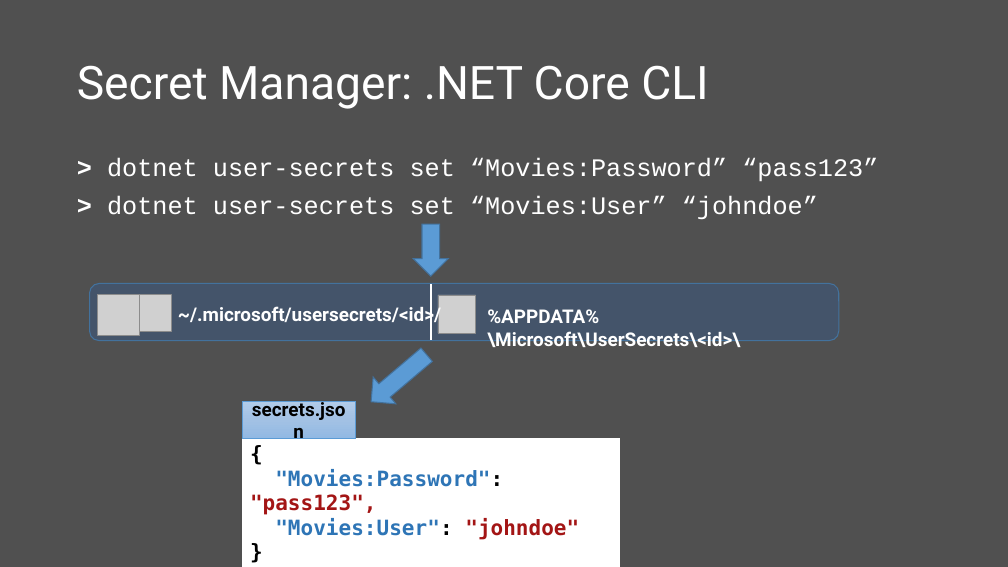
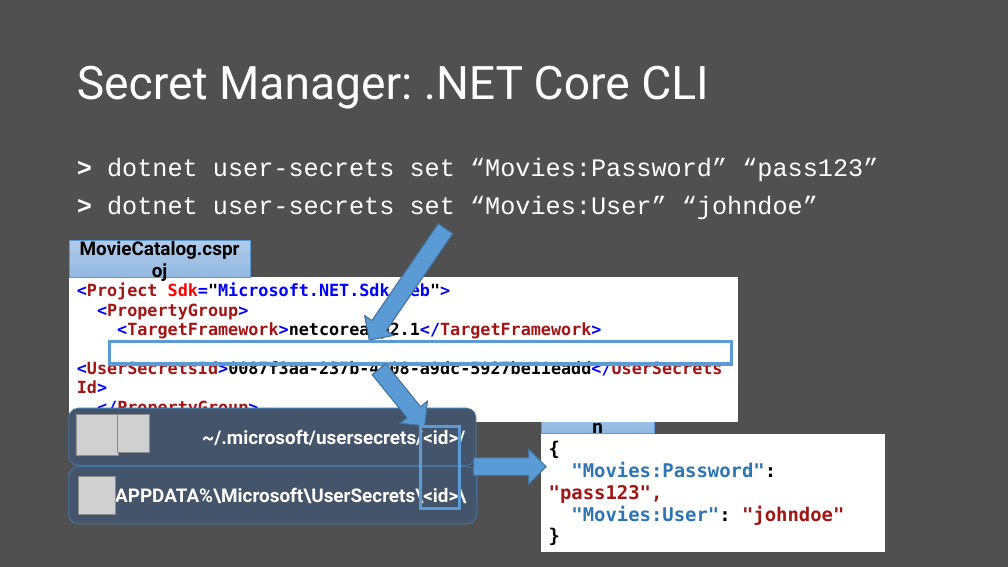
Before and after one commit to scottaddie/slide-decks, a slide deck: slide 8 of Protecting App Secrets.pptx. Drawn at 1008x567 pixels with LibreOffice and Linux fonts; fonts in the diff are those of the drawing; grey boxes stand for pictures. Boxes give left, top, right and bottom in pixels: in the first picture for what was removed or moved away, otherwise in the second. Text is boxed around its words. In the diff, an @@ line names an element or a change of style, - is before the commit and + after.

Commit message:
Edit Secret Manager flow diagram

```diff
--- a/Protecting App Secrets.pptx
+++ b/Protecting App Secrets.pptx
@@ down arrow at <box>355,219,460,350</box>: rotation 0 to 34 degrees @@
@@ rectangle added at <box>69,240,250,278</box>, fill gradient #B1CBE9 to #A3C1E5 to #93B9E4, outline #5B9BD5 0.5 pt, 18 pt, text #000000, bold @@
+MovieCatalog.csproj
@@ table added at <box>70,278,738,422</box>, 1 rows, 1 columns @@
+<Project Sdk="Microsoft.NET.Sdk.Web"> / <PropertyGroup> / <TargetFramework>netcoreapp2.1</TargetFramework> / <UserSecretsId>0087f3aa-237b-4c08-a9dc-5927be11eadd</UserSecretsId> / </PropertyGroup>
@@ rounded rectangle removed at <box>89,284,839,341</box> @@
@@ line removed from (431, 284) to (431, 340) @@
@@ rectangle added at <box>110,341,732,364</box>, outline #5B9BD5 3 pt @@
@@ down arrow at <box>365,359,438,437</box>: rotation 49 to 321 degrees @@
@@ rounded rectangle "~/.microsoft/usersecrets/<id>/": place and size @@
-rounded rectangle "~/.microsoft/usersecrets/<id>/" at <box>178,303,441,326</box>
+rounded rectangle "~/.microsoft/usersecrets/<id>/" at <box>69,408,476,466</box>
@@ rounded rectangle "~/.microsoft/usersecrets/<id>/" at <box>69,408,476,466</box>: alignment left to right; vertical alignment top to middle; fill none to #44546A; outline none to #43739E 1 pt @@
@@ picture: place and size @@
-picture at <box>98,294,140,336</box>
+picture at <box>76,414,119,456</box>
@@ picture: place and size @@
-picture at <box>139,294,171,332</box>
+picture at <box>117,414,149,452</box>
@@ rectangle "secrets.json": place and size @@
-rectangle "secrets.json" at <box>242,402,355,439</box>
+rectangle "secrets.json" at <box>541,397,654,434</box>
@@ rectangle added at <box>421,426,460,509</box>, outline #5B9BD5 3 pt @@
@@ down arrow added at <box>473,449,546,484</box>, fill #5B9BD5, outline #43739E 1 pt @@
@@ table at <box>541,434,885,532</box> @@
@@ size 20 to 18 pt @@
@@ table: place and size @@
-table at <box>243,439,619,547</box>
+table at <box>541,434,885,532</box>
@@ rounded rectangle "%APPDATA%\Microsoft\UserSecrets\<id>\" at <box>69,467,477,524</box>: alignment left to right; vertical alignment top to middle; fill none to #44546A; outline none to #43739E 1 pt @@
@@ rounded rectangle "%APPDATA%\Microsoft\UserSecrets\<id>\": place and size @@
-rounded rectangle "%APPDATA%\Microsoft\UserSecrets\<id>\" at <box>487,309,740,347</box>
+rounded rectangle "%APPDATA%\Microsoft\UserSecrets\<id>\" at <box>69,467,477,524</box>
@@ picture: place and size @@
-picture at <box>438,295,476,333</box>
+picture at <box>78,476,116,515</box>
```
